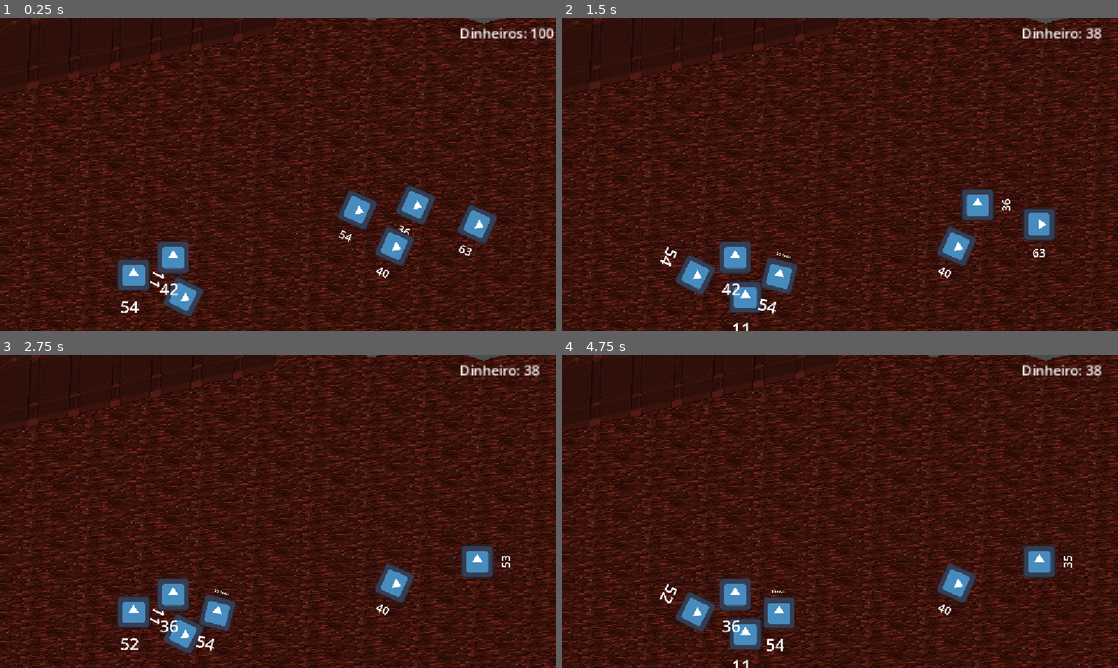
Above: before the commit, frames 1-4 (two rows, left to right).
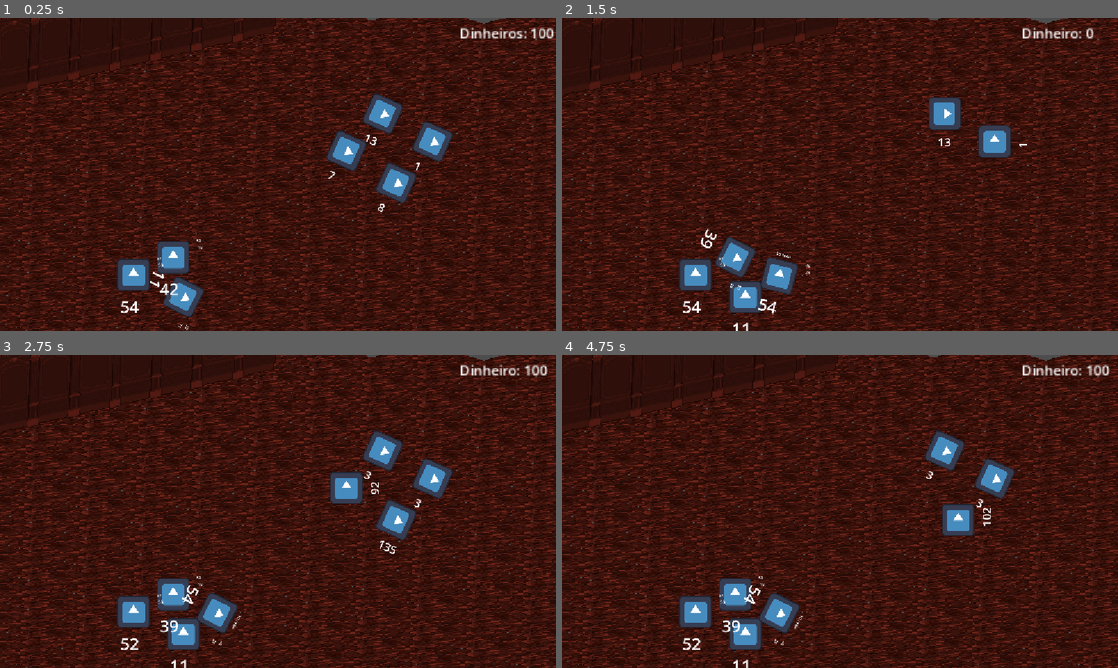
Above: after the commit, the same moments.

Repository: paulosergiolima/SpyGame
Game: Godot game, scene res://test_battle.tscn
The game is run twice, just before and just after one commit, with the same random seed, the same clock (stepped at 60 frames per second) and the same inputs. This scene is started directly instead of the project's main scene. The engine's default icon, where the game draws it, is replaced by a stand-in: a white triangle on a blue panel in a dark square.
Inputs:
- Up to frame 1 (0.25 s): no input
- Up to frame 2 (1.5 s): tap Enter at 0.5 s; hold Right (ui_right) 0.53-1.28 s; hold Z (attack) 0.53-1.28 s; tap Space (buySpy) at 0.8, 1.25, 1.35 s; hold Down (down) from 1.28 s (still down)
- Up to frame 3 (2.75 s): tap Z (attack) at 1.55 s; tap Enter at 2 s; release Down (down) at 2.03 s; hold Right (ui_right) from 2.03 s (still down); hold Z (attack) from 2.03 s (still down); tap Space (buySpy) at 2.3 s
- Up to frame 4 (4.75 s): tap Space (buySpy) at 2.75, 2.85, 3.8, 4.25, 4.35 s; release Right (ui_right) at 2.78 s; release Z (attack) at 2.78 s; hold Up (up) 2.78-3.53 s; tap Z (attack) at 3.05, 4.55 s; tap Enter at 3.5 s; hold Z (attack) 3.53-4.28 s; hold Left (ui_left) from 3.53 s (still down)

The runs differ from the first frame. In frame 1, 4.9% of the frame differs, in the area x 28-90%, y 24-100%; in frame 2, 4.2%; in frame 3, 4.7%; in frame 4, 4.2%.

Commit message:
combat loop totally complete

Diff:
--- a/PlayerVariables.gd
+++ b/PlayerVariables.gd
@@ -1,11 +1,15 @@
 extends Node
-@export var money = 100
 
-# Called when the node enters the scene tree for the first time.
-func _ready() -> void:
-	pass # Replace with function body.
+@export var money: int = 100
 
+func can_afford_player(cost: int) -> bool:
+	return money >= cost
 
-# Called every frame. 'delta' is the elapsed time since the previous frame.
-func _process(delta: float) -> void:
-	pass
+func spend_player(cost: int) -> bool:
+	if not can_afford_player(cost):
+		return false
+	money -= cost
+	return true
+
+func reward(amount: int) -> void:
+	money += max(0, amount)
--- a/basic_enemy.gd
+++ b/basic_enemy.gd
@@ -5,18 +5,22 @@
 @export var defense: int = 100
 @export var price: int = 100
 
+func recalculate_price() -> void:
+	price = int((health / 3.0) + (power / 3.0) + (defense / 3.0))
+
 
 # Called when the node enters the scene tree for the first time.
 func _ready() -> void:
-	health = (randi_range(0, 100) + randi_range(0, 100) + randi_range(0,100)) / 3
-	power = (randi_range(0, 100) + randi_range(0, 100) + randi_range(0,100)) / 3
-	defense = (randi_range(0, 100) + randi_range(0, 100) + randi_range(0,100)) / 3
-	price =  (health / 3) + (power / 3) + (defense / 3)
+	#health = (randi_range(0, 100) + randi_range(0, 100) + randi_range(0,100)) / 3
+	#power = (randi_range(0, 100) + randi_range(0, 100) + randi_range(0,100)) / 3
+	#defense = (randi_range(0, 100) + randi_range(0, 100) + randi_range(0,100)) / 3
+	#recalculate_price()
 	$Health.text = str(health)
 	pass # Replace with function body.
 
 func updateHealth():
 	$Health.text = str(health)
+	recalculate_price()
 	if health <= 0:
 		remove_from_group("enemies")
 		queue_free()
@@ -29,5 +33,6 @@
 	var playerUnits = get_tree().get_nodes_in_group("allies")
 	var randomNumber = randi_range(0, playerUnits.size() - 1)
 	var currentEnemy = playerUnits[randomNumber]
-	playerUnits[randomNumber].health = currentEnemy.health - clampi((power - currentEnemy.defense),0,1000)
+	var dano = power * (100.0 / (100.0 + playerUnits[randomNumber].defense))
+	playerUnits[randomNumber].health = currentEnemy.health - clampi(dano,0,1000)
 	playerUnits[randomNumber].updateHealth()
--- a/basic_spy.gd
+++ b/basic_spy.gd
@@ -18,7 +18,8 @@
 		defense = (randi_range(0, 100) + randi_range(0, 100) + randi_range(0,100)) / 3
 		price = health/3 + power/3 + defense/3
 	$Health.text = str(health)
-
+	$Power.text = str(power)
+	$Defense.text = str(defense)
 func updateHealth():
 	$Health.text = str(health)
 	if health <= 0:
--- a/basic_spy.tscn
+++ b/basic_spy.tscn
@@ -26,14 +26,18 @@
 offset_right = 29.0
 offset_bottom = -73.0
 text = "10 reais"
+metadata/_edit_lock_ = true
 
 [node name="Sprite2D" type="Sprite2D" parent="." unique_id=16128191]
 texture = ExtResource("1_ivvnv")
+metadata/_edit_lock_ = true
 
 [node name="CollisionShape2D" type="CollisionShape2D" parent="." unique_id=1332408157]
 shape = SubResource("RectangleShape2D_vm6i5")
+metadata/_edit_lock_ = true
 
 [node name="Area2D" type="Area2D" parent="." unique_id=2057246278]
+metadata/_edit_lock_ = true
 
 [node name="CollisionShape2D" type="CollisionShape2D" parent="Area2D" unique_id=1764744858]
 shape = SubResource("RectangleShape2D_h3wf7")
@@ -46,6 +50,21 @@
 offset_bottom = 170.0
 text = "100"
 label_settings = SubResource("LabelSettings_cb8w6")
+metadata/_edit_lock_ = true
+
+[node name="Power" type="Label" parent="." unique_id=1766854912]
+offset_left = 90.5957
+offset_top = -77.5541
+offset_right = 130.5957
+offset_bottom = -54.5541
+text = "100"
+
+[node name="Defense" type="Label" parent="." unique_id=816886839]
+offset_left = 97.04695
+offset_top = -51.67955
+offset_right = 137.04695
+offset_bottom = -28.67955
+text = "100"
 
 [connection signal="area_entered" from="Area2D" to="." method="_on_area_2d_area_entered"]
 [connection signal="body_entered" from="Area2D" to="." method="_on_area_2d_body_entered"]
--- a/position.tscn
+++ b/position.tscn
@@ -2,6 +2,6 @@
 
 [ext_resource type="Script" uid="uid://cip7chxr1385e" path="res://position.gd" id="1_55sxe"]
 
-[node name="Position" type="Node2D" unique_id=1069729204 groups=["positions"]]
+[node name="Position" type="Node2D" unique_id=1069729204]
 rotation = -0.036616497
 script = ExtResource("1_55sxe")
--- a/project.godot
+++ b/project.godot
@@ -30,6 +30,7 @@
 positions=""
 allies=""
 enemies=""
+enemyPositions=""
 
 [input]
 
--- a/test_battle.gd
+++ b/test_battle.gd
@@ -5,20 +5,29 @@
 signal player_won
 signal moneyChanged(money)
 
+
 var chosenAlly = 0
 var playerTurn: bool = false
 var currentSpy
+@export var current_level: int = 1
+@export var base_room_budget: int = 100
+@export var room_budget: int = 200
+var room_spend
 
 var player_scene = preload("res://player.tscn")
 var spy_scene = preload("res://basic_spy.tscn")
+var enemy_scene = preload("res://basic_enemy.tscn")
 
 var freePosition
 
+func begin_new_room() -> void:
+	room_spend = 0
+	room_budget = base_room_budget + ((current_level - 1) * 150)
+
 func _ready() -> void:
-	$Camera2D.enabled = true
-	#var player = get_tree().get_nodes_in_group("player")[0]
-	#player.visible = false
-	#player.queue_free()
+	var variables = $"/root/PlayerVariables"
+	begin_new_room()
+	build_room_from_budget()
 
 	var spies = get_tree().get_nodes_in_group("allies")
 	var positions = get_tree().get_nodes_in_group("positions")
@@ -31,6 +40,24 @@
 
 	combatLoop()
 
+func clear_room_enemies() -> void:
+	for enemy in get_tree().get_nodes_in_group("enemies"):
+		if is_instance_valid(enemy):
+			enemy.queue_free()
+
+func build_room_from_budget() -> void:
+	clear_room_enemies()
+	var enemy_slots = get_tree().get_nodes_in_group("enemyPositions")
+	for slot in enemy_slots:
+		if room_spend >= room_budget:
+			break
+		var enemy_cost: int = randi_range(3, room_budget - room_spend)
+		var enemy = createEnemy(enemy_cost)
+		enemy.global_position = slot.global_position
+		enemy.add_to_group("enemies")
+		add_child(enemy)
+		room_spend_enemy(enemy_cost)
+
 func reserve_position_for_unit(unit, position) -> void:
 	if not is_instance_valid(unit) or position == null:
 		return
@@ -55,12 +82,22 @@
 		ally.queue_free()
 
 
+func advance_to_next_room() -> void:
+	var variables = $"/root/PlayerVariables"
+	variables.reward(100 * current_level)
+	moneyChanged.emit(variables.money)
+	complete_room()
+	build_room_from_budget()
+	print("Sala vencida. Próximo nível: ", current_level)
+	print("Orçamento da próxima sala: ", room_budget)
+
 func _input(event: InputEvent) -> void:
 	if not playerTurn:
 		return
 	var playerSize = get_tree().get_nodes_in_group("allies").size()
 	var enemies = get_tree().get_nodes_in_group("enemies")
 	if enemies.is_empty():
+		playerTurn = false
 		return
 	chosenAlly = clamp(chosenAlly, 0, enemies.size() - 1)
 	var chosenEnemy = enemies[chosenAlly]
@@ -72,26 +109,27 @@
 		chosenEnemy.global_rotation = PI / 2
 		goDown(enemies.size())
 	elif event.is_action_pressed("attack"):
-		chosenEnemy.health -= clampi((currentSpy.power - chosenEnemy.defense),0,1000)
+		print("Poder do current : ", currentSpy.power, "  Defesa do inimigo: ", chosenEnemy.defense)
+		var dano = currentSpy.power * (100.0 / (100.0 + chosenEnemy.defense))
+		chosenEnemy.health -= clampi(dano, 0, 1000)
 		chosenEnemy.updateHealth()
-		chosenEnemy.global_rotation = PI/2
+		chosenEnemy.global_rotation = PI / 2
 		playerTurn = false
-		enemies = get_tree().get_nodes_in_group("enemies")
-		print(enemies)
-		if enemies.is_empty():
-			print("The player has won")
-			player_won.emit()
+		# Remove from the group BEFORE emitting, so combatLoop (which resumes
+		# synchronously inside emit()) sees accurate group membership.
+		if chosenEnemy.health <= 0:
+			chosenEnemy.remove_from_group("enemies")
+			chosenEnemy.queue_free()
 		turn_finished.emit()
+		return
 	elif event.is_action_pressed("buySpy") and playerSize < 4:
 		print(chosenEnemy.price)
-		if ($"/root/PlayerVariables".money < chosenEnemy.price):
-			print("You are poor")
+		var variables = $"/root/PlayerVariables"
+		if not variables.can_afford_player(chosenEnemy.price):
+			print("Você não tem dinheiro suficiente")
 			return
-		$"/root/PlayerVariables".money -= chosenEnemy.price
-		moneyChanged.emit($"/root/PlayerVariables".money)
-
-		print(playerSize)
-		print("has he bought?")
+		variables.spend_player(chosenEnemy.price)
+		moneyChanged.emit(variables.money)
 		var new_spy = spy_scene.instantiate()
 		new_spy.health = chosenEnemy.health
 		new_spy.power = chosenEnemy.power
@@ -108,18 +146,12 @@
 		new_spy.battleMode = true
 		new_spy.add_to_group("allies")
 		add_child(new_spy)
-		chosenEnemy.queue_free()
-		enemies = get_tree().get_nodes_in_group("enemies")
-		print(enemies)
-		if enemies.is_empty():
-			print("The player has won")
-			player_won.emit()
-	elif event.is_action_pressed("buySpy") and playerSize >= 4:
-		return
-
-	if chosenEnemy.health <= 0:
 		chosenEnemy.remove_from_group("enemies")
 		chosenEnemy.queue_free()
+		playerTurn = false
+		turn_finished.emit()
+		return
+	elif event.is_action_pressed("buySpy") and playerSize >= 4:
 		return
 
 	enemies = get_tree().get_nodes_in_group("enemies")
@@ -168,31 +200,48 @@
 				return
 
 			if unit.is_in_group("allies"):
+				if get_tree().get_nodes_in_group("enemies").is_empty():
+					continue
 				unit.global_rotation = 90
 				allyAttack(unit)
 				await turn_finished
 				if is_instance_valid(unit):
 					unit.global_rotation = 0
+				if get_tree().get_nodes_in_group("enemies").is_empty():
+					player_won.emit()
 			else:
 				unit.attack()
 				cleanup_dead_allies()
 
 
 func _on_player_won() -> void:
-	print("The player has won")
-	var new_player = player_scene.instantiate()
-	var allies = get_tree().get_nodes_in_group("allies")
-	for spy in allies:
-		spy.battleMode = false
-		spy.velocity = Vector2.ZERO
-	new_player.global_position = $PlayerSpawn.global_position
-	new_player.velocity = Vector2.ZERO
-	add_child(new_player)
-	$Camera2D.enabled = false
-
-	pass # Replace with function body.
+	advance_to_next_room()
 
 
 func _on_money_changed(money: Variant) -> void:
 	$CurrentMoney.text = "Dinheiro: " + str(money)
-	pass # Replace with function body.
+
+func room_can_support_enemy(enemy_cost: int) -> bool:
+	return room_spend + enemy_cost <= room_budget
+
+func room_spend_enemy(enemy_cost: int) -> bool:
+	if not room_can_support_enemy(enemy_cost):
+		return false
+	room_spend += enemy_cost
+	return true
+
+func complete_room() -> void:
+	current_level += 1
+	base_room_budget += 100
+	room_budget = base_room_budget + ((current_level - 1) * 150)
+	room_spend = 0
+
+func createEnemy(budget: int):
+	var enemy = enemy_scene.instantiate()
+	var a = randi_range(1, budget - 2)
+	var b = randi_range(1, budget - a - 1)
+	var c = budget - a - b
+	enemy.power = a
+	enemy.defense = c
+	enemy.health = b
+	return enemy
--- a/test_battle.tscn
+++ b/test_battle.tscn
@@ -2,7 +2,6 @@
 
 [ext_resource type="Script" uid="uid://cu6px0uk7d8x7" path="res://test_battle.gd" id="1_u67t4"]
 [ext_resource type="PackedScene" uid="uid://bohartawxi01f" path="res://basic_spy.tscn" id="2_wwoy5"]
-[ext_resource type="PackedScene" uid="uid://t2s2o1a08e6u" path="res://basic_enemy.tscn" id="5_cb8w6"]
 [ext_resource type="Texture2D" uid="uid://cq55kvlup0s24" path="res://cena/tiledodiabo2.png" id="6_fq64j"]
 [ext_resource type="PackedScene" uid="uid://c1f6ssjb0xubs" path="res://position.tscn" id="6_i3a13"]
 [ext_resource type="Texture2D" uid="uid://umtbimnxe5y0" path="res://cena/tiledodiabo.png" id="6_llqio"]
@@ -78,34 +77,6 @@
 position = Vector2(-168, 118.99999)
 followingPlayer = true
 
-[node name="BasicEnemy" parent="." unique_id=304625094 instance=ExtResource("5_cb8w6")]
-position = Vector2(147, -57.999985)
-health = 100
-power = 120
-defense = 100
-price = 100
-
-[node name="BasicEnemy2" parent="." unique_id=2144259083 instance=ExtResource("5_cb8w6")]
-position = Vector2(289, -41.000015)
-health = 100
-power = 120
-defense = 100
-price = 100
-
-[node name="BasicEnemy3" parent="." unique_id=58686819 instance=ExtResource("5_cb8w6")]
-position = Vector2(216.00003, -64.000015)
-health = 100
-power = 120
-defense = 100
-price = 100
-
-[node name="BasicEnemy4" parent="." unique_id=769430971 instance=ExtResource("5_cb8w6")]
-position = Vector2(191, -15.000008)
-health = 100
-power = 120
-defense = 100
-price = 100
-
 [node name="Camera2D" type="Camera2D" parent="." unique_id=196534487]
 z_index = 2
 position = Vector2(53, -100)
@@ -113,16 +84,16 @@
 editor_draw_limits = true
 editor_draw_drag_margin = true
 
-[node name="Position" parent="." unique_id=1069729204 instance=ExtResource("6_i3a13")]
+[node name="Position" parent="." unique_id=1069729204 groups=["positions"] instance=ExtResource("6_i3a13")]
 position = Vector2(-59, 45)
 
-[node name="Position2" parent="." unique_id=2146862001 instance=ExtResource("6_i3a13")]
+[node name="Position2" parent="." unique_id=2146862001 groups=["positions"] instance=ExtResource("6_i3a13")]
 position = Vector2(-71, -2)
 
-[node name="Position3" parent="." unique_id=1005056990 instance=ExtResource("6_i3a13")]
+[node name="Position3" parent="." unique_id=1005056990 groups=["positions"] instance=ExtResource("6_i3a13")]
 position = Vector2(-118, 19)
 
-[node name="Position4" parent="." unique_id=1646326194 instance=ExtResource("6_i3a13")]
+[node name="Position4" parent="." unique_id=1646326194 groups=["positions"] instance=ExtResource("6_i3a13")]
 position = Vector2(-19, 20)
 
 [node name="PlayerSpawn" type="Node2D" parent="." unique_id=903334556]
@@ -152,5 +123,17 @@
 offset_bottom = -256.0
 text = "Dinheiros: 100"
 
+[node name="EnemyPosition" parent="." unique_id=719691325 groups=["enemyPositions"] instance=ExtResource("6_i3a13")]
+position = Vector2(133.99998, -128)
+
+[node name="EnemyPosition2" parent="." unique_id=360028131 groups=["enemyPositions"] instance=ExtResource("6_i3a13")]
+position = Vector2(192.99998, -90)
+
+[node name="EnemyPosition3" parent="." unique_id=1788093476 groups=["enemyPositions"] instance=ExtResource("6_i3a13")]
+position = Vector2(176.99998, -172)
+
+[node name="EnemyPosition4" parent="." unique_id=1375790524 groups=["enemyPositions"] instance=ExtResource("6_i3a13")]
+position = Vector2(236, -139)
+
 [connection signal="moneyChanged" from="." to="." method="_on_money_changed"]
 [connection signal="player_won" from="." to="." method="_on_player_won"]
